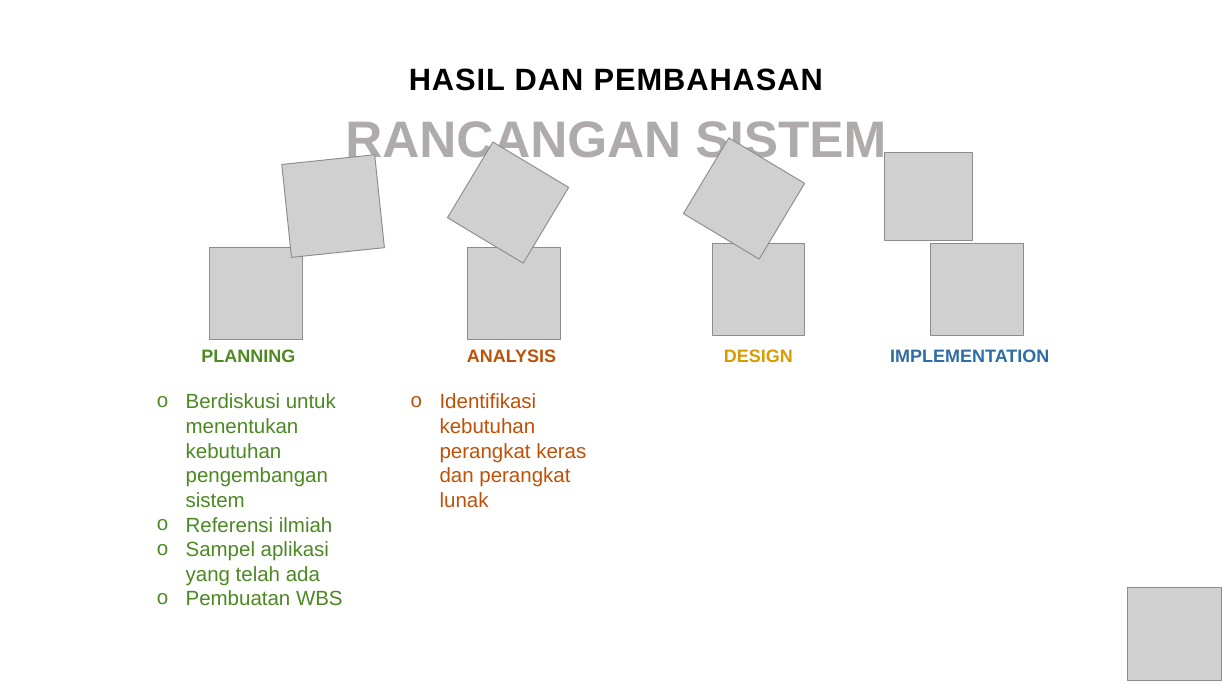
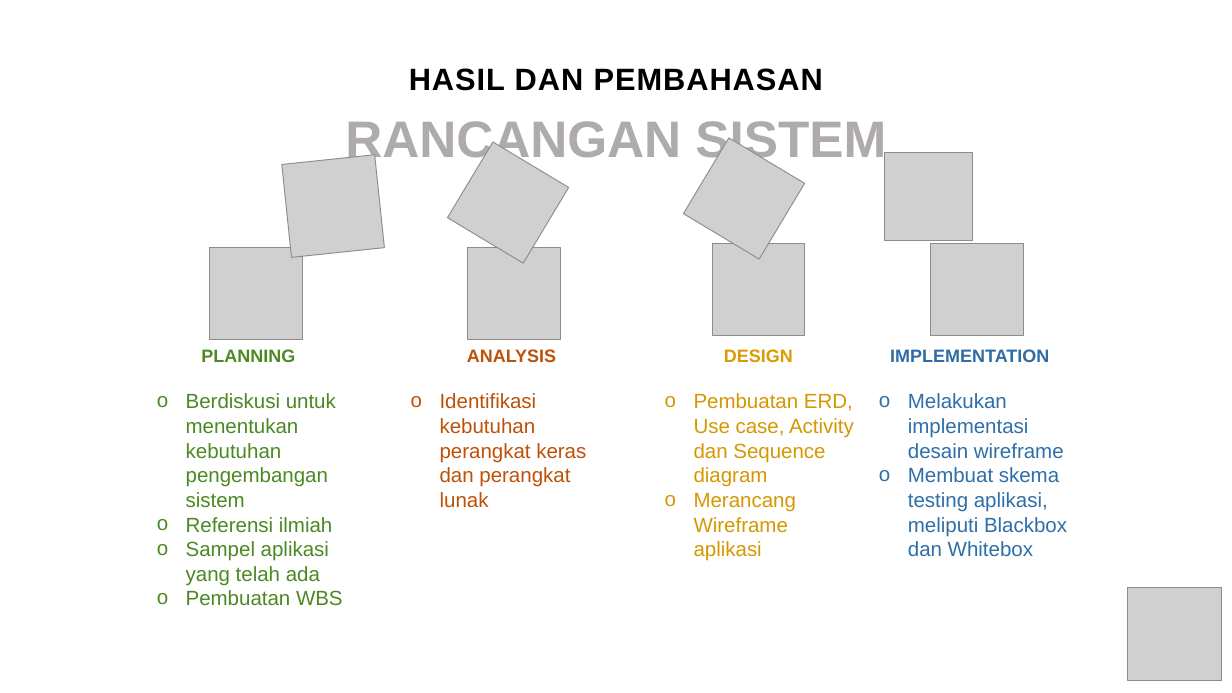
Before and after one commit to gunadermawan/skripsi, a slide deck: slide 11 of dokumen/ppt_skripsi.pptx. Drawn at 1232x693 pixels with LibreOffice and Linux fonts; fonts in the diff are those of the drawing; grey boxes stand for pictures. Boxes give left, top, right and bottom in pixels: in the first picture for what was removed or moved away, otherwise in the second. Text is boxed around its words. In the diff, an @@ line names an element or a change of style, - is before the commit and + after.

```diff
--- a/dokumen/ppt_skripsi.pptx
+++ b/dokumen/ppt_skripsi.pptx
@@ text added at <box>694,393,854,561</box>, 16 pt, text #D69802 @@
+o Pembuatan ERD, Use case, Activity dan Sequence diagram
+o Merancang Wireframe aplikasi
@@ text added at <box>908,393,1067,556</box>, 16 pt, text #2F6FA9 @@
+o Melakukan implementasi desain wireframe
+o Membuat skema testing aplikasi, meliputi Blackbox dan Whitebox
```
Also in this commit, not shown: 2 slides added.
